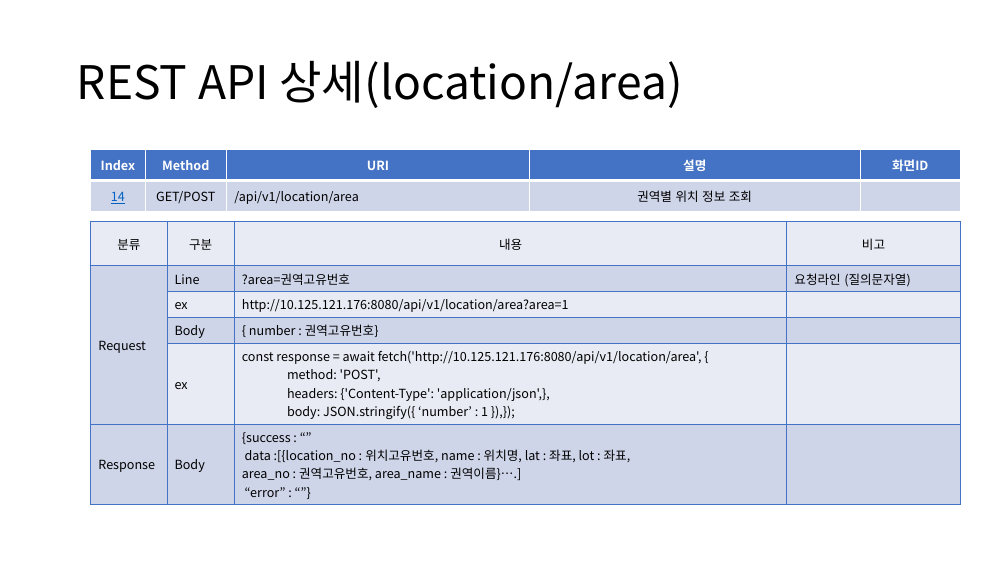
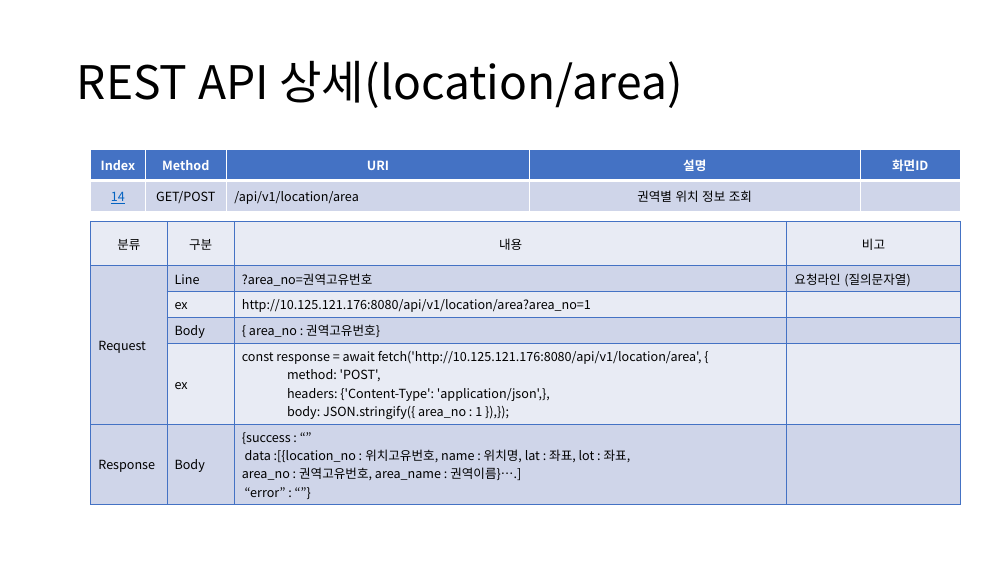
Before and after one commit to sujidaddy/workspace_miniproject, a slide deck: slide 37 of 미니프로젝트계획서제출용.pptx. Drawn at 1008x567 pixels with LibreOffice and Linux fonts; fonts in the diff are those of the drawing. Boxes give left, top, right and bottom in pixels: in the first picture for what was removed or moved away, otherwise in the second. Text is boxed around its words. In the diff, an @@ line names an element or a change of style, - is before the commit and + after.

```diff
--- a/미니프로젝트계획서제출용.pptx
+++ b/미니프로젝트계획서제출용.pptx
@@ table at <box>91,222,960,501</box> @@
-row 2, column 3: ?area=권역고유번호
+row 2, column 3: ?area_no=권역고유번호
-row 3, column 3: http://10.125.121.176:8080/api/v1/location/area?area=1
+row 3, column 3: http://10.125.121.176:8080/api/v1/location/area?area_no=1
-row 4, column 3: { number : 권역고유번호}
+row 4, column 3: { area_no : 권역고유번호}
-row 5, column 3: const response = await fetch('http://10.125.121.176:8080/api/v1/location/area', { / method: 'POST', / headers: {'Content-Type': 'application/json',}, / body: JSON.stringify({ ‘number’ : 1 }),});
+row 5, column 3: const response = await fetch('http://10.125.121.176:8080/api/v1/location/area', { / method: 'POST', / headers: {'Content-Type': 'application/json',}, / body: JSON.stringify({ area_no : 1 }),});
```
Also in this commit, not shown: 22 other slides changed, 1 slide added, 8 other files.
